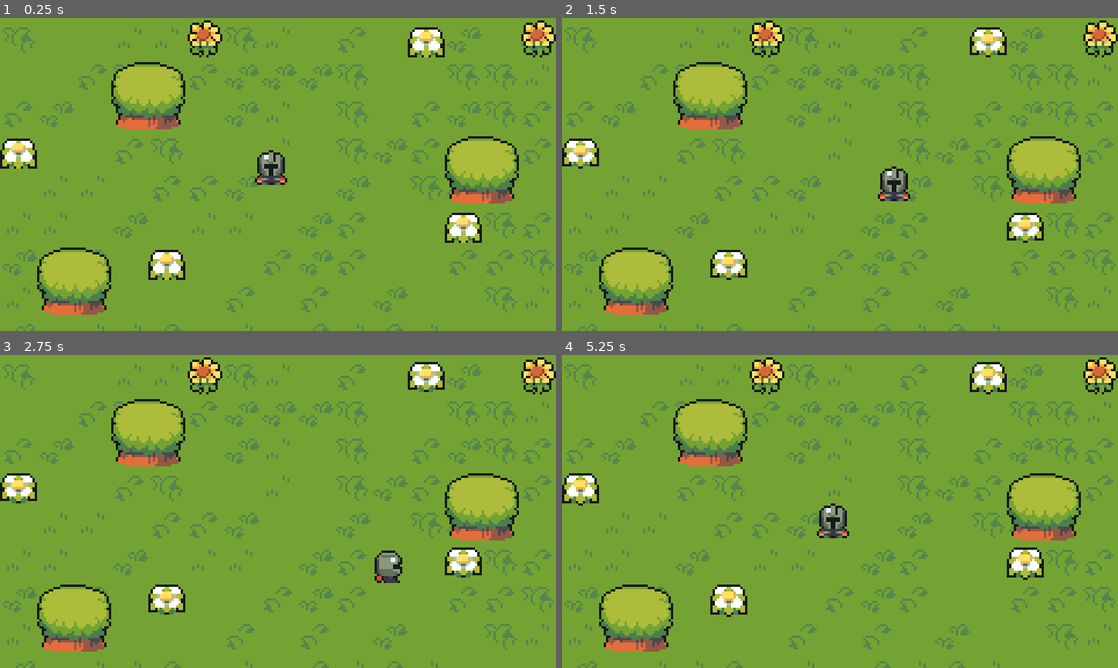
Above: before the commit, frames 1-4 (two rows, left to right).
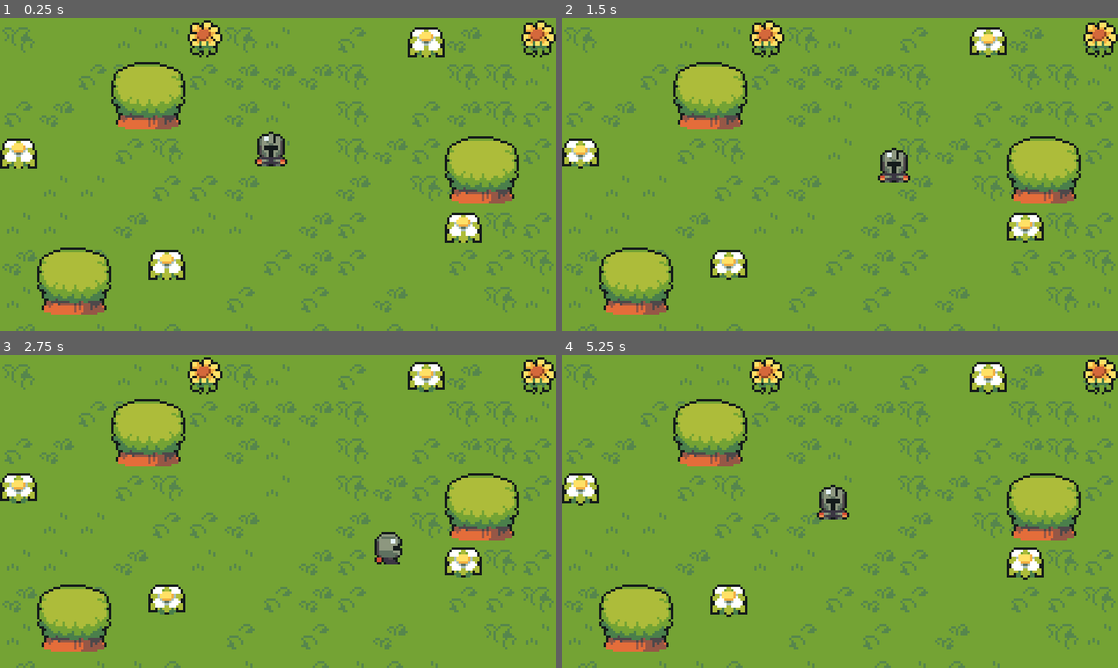
Above: after the commit, the same moments.

Repository: Hushripple/ARPG
Game: Godot game, scene res://scenes/world.tscn
Same seed, same stepped clock (60 frames per second), same inputs: the game is played once before the commit and once after it.
Inputs:
- Up to frame 1 (0.25 s): no input
- Up to frame 2 (1.5 s): hold Right (ui_right) 0.53-1.28 s; hold Down (ui_down) from 1.28 s (still down)
- Up to frame 3 (2.75 s): release Down (ui_down) at 2.03 s; hold Right (ui_right) from 2.03 s (still down)
- Up to frame 4 (5.25 s): release Right (ui_right) at 2.78 s; hold Up (ui_up) 2.78-3.53 s; hold Left (ui_left) 3.53-5.03 s; hold Down (ui_down) from 5.03 s (still down)

The runs differ from the first frame. In frame 1, 0.8% of the frame differs, in the area x 45-52%, y 36-54%; in frame 2, 0.8%; in frame 3, 0.7%; in frame 4, 0.8%.

Commit message:
6: Y-sorting

Diff:
--- a/player/player.tscn
+++ b/player/player.tscn
@@ -100,11 +100,14 @@
 }
 
 [node name="Player" type="CharacterBody2D"]
+z_index = 1
+y_sort_enabled = true
 texture_filter = 1
 script = ExtResource("1_70h7h")
 
 [node name="Sprite2D" type="Sprite2D" parent="."]
 texture = ExtResource("1_egwqm")
+offset = Vector2(0, -8)
 hframes = 4
 vframes = 7
 
--- a/scenes/world.tscn
+++ b/scenes/world.tscn
@@ -471,6 +471,7 @@
 0:0/size_in_atlas = Vector2i(2, 2)
 0:0/0 = 0
 0:0/0/texture_origin = Vector2i(-8, 8)
+0:0/0/y_sort_origin = 7
 2:0/0 = 0
 3:0/0 = 0
 4:0/0 = 0
@@ -865,12 +866,13 @@
 sources/2 = SubResource("TileSetAtlasSource_ekxao")
 
 [node name="World" type="Node2D"]
+y_sort_enabled = true
 
 [node name="Player" parent="." instance=ExtResource("1_hbrkk")]
-z_index = 1
 position = Vector2(117, 64)
 
 [node name="TileMap" type="TileMap" parent="."]
+y_sort_enabled = true
 position = Vector2(0, 1)
 tile_set = SubResource("TileSet_4wibq")
 format = 2
@@ -879,4 +881,6 @@
 layer_1/name = "foliage"
 layer_1/tile_data = PackedInt32Array(5, 65537, 11, 14, 65537, 11, 393220, 2, 0, 11, 2, 0, 196608, 2, 0, 327692, 2, 0)
 layer_2/name = "trees"
+layer_2/y_sort_enabled = true
+layer_2/z_index = 1
 layer_2/tile_data = PackedInt32Array(458753, 1, 0, 262156, 1, 0, 131075, 1, 0)
